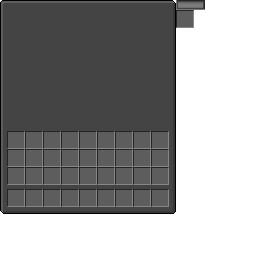
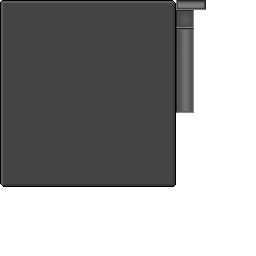
Two versions of the same layered image (256 x 256). Layer-by-layer changes:
painted on "Layer 1" over 7, 11, 194, 180
renamed "Progress" to "Gradient Fill 1", painted on it, masked it over 177, 1, 205, 27
added layer "Gradient Fill 2" (14%) above "Layer 2" over 178, 30, 192, 111
renamed "Layer 3" to "Layer 2", moved it above "Layer 3", painted on it over 0, 28, 194, 214
removed layer "Layer 0" over 7, 131, 169, 166
renamed "Layer 2" to "Layer 3", painted on it over 0, 0, 206, 187
